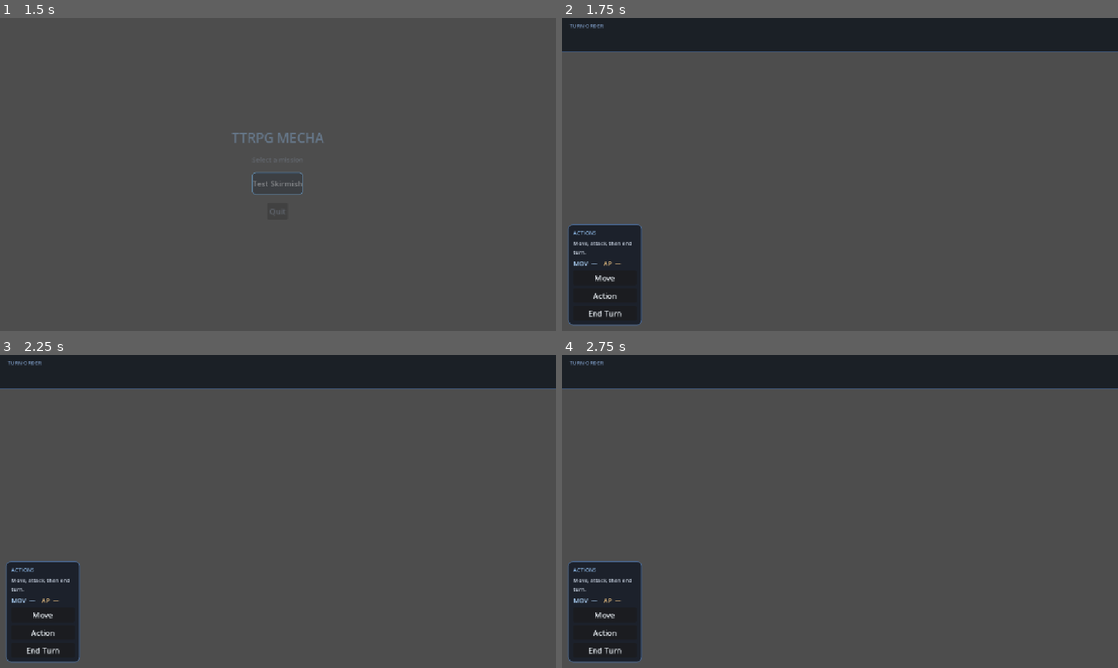
Above: before the commit, frames 1-4 (two rows, left to right).
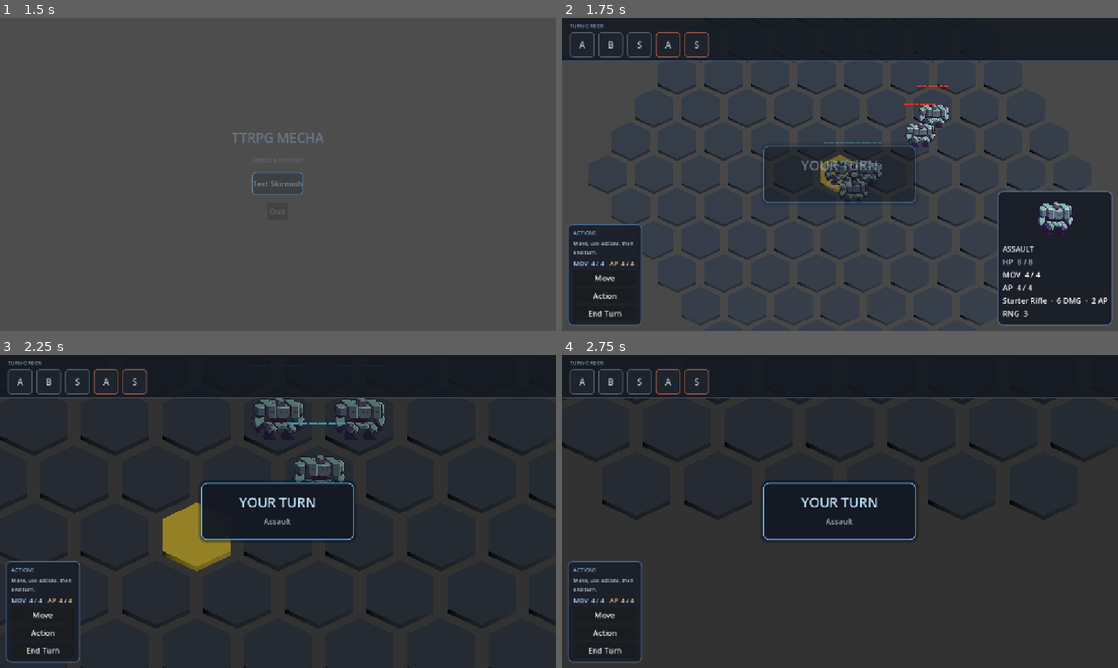
Above: after the commit, the same moments.

Repository: victordiaspalmeira/ttrpg-mecha
Game: Godot game, scene res://scenes/ui/main_menu.tscn
Same seed, same stepped clock (60 frames per second), same inputs: the game is played once before the commit and once after it.
Inputs (mouse positions are in pixels of both pictures, inside the frame that each line leads up to):
- Up to frame 1 (1.5 s): move the mouse to (400, 158) at 0.52 s; press the mouse at (400, 158) at 0.53 s; hold D (move_right) 0.53-1.25 s; release the mouse at (400, 158) at 1.25 s; click "Test Skirmish" at 1.25 s
- Up to frame 2 (1.75 s): no input
- Up to frame 3 (2.25 s): move the mouse to (166, 527) at 2.02 s; hold S (move_down) from 2.03 s (still down); tap Mouse wheel up (zoom_in) at 2.1 s
- Up to frame 4 (2.75 s): keep holding S (move_down)

Frame 1 is identical in both runs. In frame 2, 22% of the frame differs, in the area x 0-100%, y 4-99%; in frame 3, 85%; in frame 4, 85%, in the area x 0-100%, y 4-100%.
Error before the commit: Parse Error: Cannot infer the type of "cam_controller" variable because the value doesn't have a set type. (res://scripts/battle/battle_flow.gd:395)

Commit message:
fix: type annotation for cam_controller variable

Diff:
--- a/scripts/battle/battle_flow.gd
+++ b/scripts/battle/battle_flow.gd
@@ -392,7 +392,7 @@
 func _camera_look_at(target: UnitBase) -> void:
 	if not target or not battle_hud:
 		return
-	var cam_controller := battle_hud.camera_controller
+	var cam_controller: Node3D = battle_hud.camera_controller
 	if cam_controller:
 		cam_controller.focus_on_unit(target)
 
